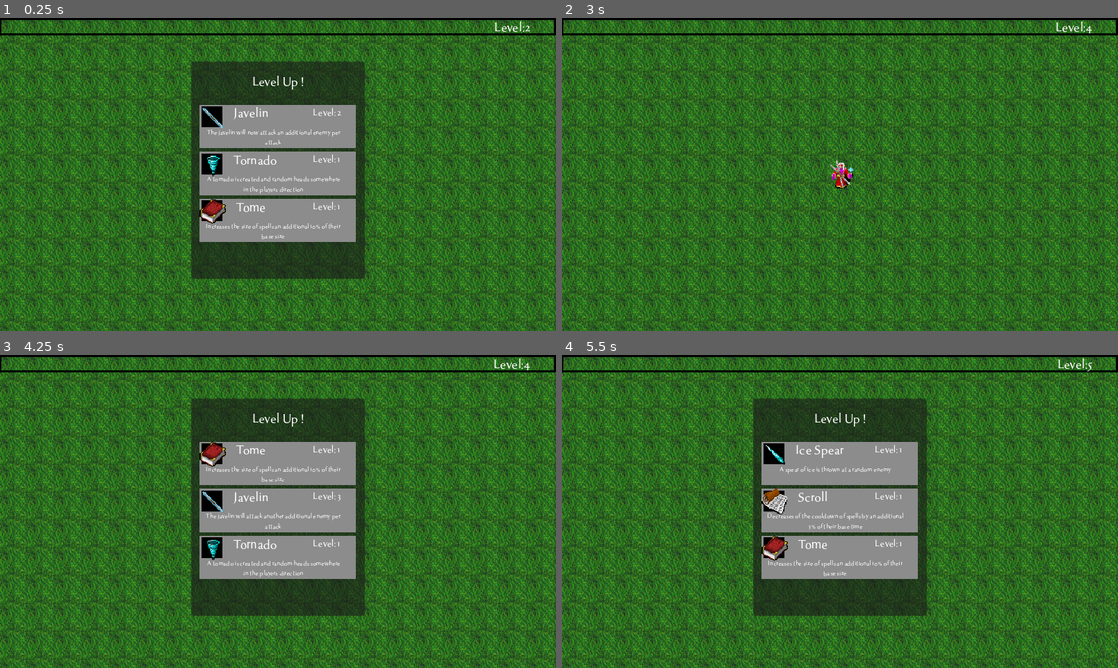
Above: before the commit, frames 1-4 (two rows, left to right).
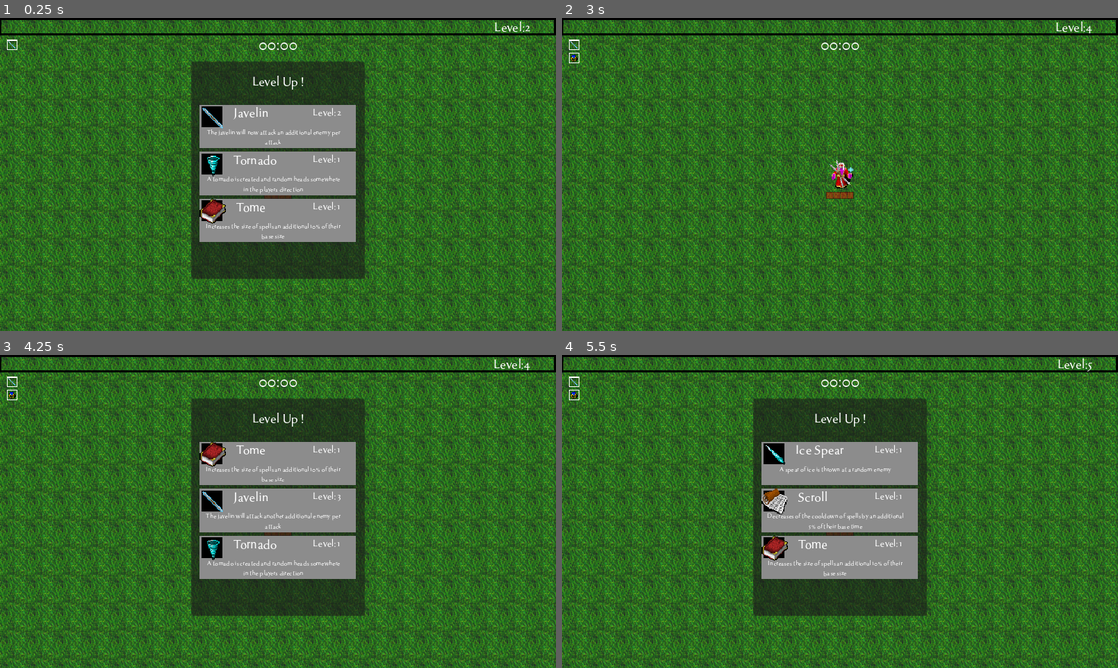
Above: after the commit, the same moments.

Repository: Jonixo/Godot-VampireSurvivorClone
Game: Godot game, scene res://World/world.tscn
The game is run twice, just before and just after one commit, with the same random seed, the same clock (stepped at 60 frames per second) and the same inputs. Sound files missing from this copy of the repository are replaced by a short silence.
Inputs (mouse positions are in pixels of both pictures, inside the frame that each line leads up to):
- Up to frame 1 (0.25 s): no input
- Up to frame 2 (3 s): tap Enter at 0.5, 2 s; move the mouse to (962, 158) at 0.52 s; hold D (right) 0.53-1.28 s; click (962, 158) at 0.6 s; tap Space at 1.25, 2.75 s; move the mouse to (728, 190) at 1.27 s; hold S (down) 1.28-2.03 s; click (728, 190) at 1.35 s; move the mouse to (895, 105) at 2.02 s; hold D (right) 2.03-2.78 s; click (895, 105) at 2.1 s; move the mouse to (812, 237) at 2.77 s; hold W (up) from 2.78 s (still down); click (812, 237) at 2.85 s
- Up to frame 3 (4.25 s): tap Enter at 3.5 s; move the mouse to (444, 558) at 3.52 s; release W (up) at 3.53 s; hold A (left) from 3.53 s (still down); click (444, 558) at 3.6 s
- Up to frame 4 (5.5 s): tap Space at 4.25 s; move the mouse to (673, 464) at 4.27 s; click (673, 464) at 4.35 s; move the mouse to (867, 511) at 5.02 s; release A (left) at 5.03 s; hold S (down) from 5.03 s (still down); click (867, 511) at 5.1 s

The runs differ from the first frame. In frame 1, 0.1% of the frame differs, in the area x 1-54%, y 6-58%; in frame 2, 0.2%; in frame 3, 0.2%; in frame 4, 0.2%.

Commit message:
Added an icon to see choosen upgrades
Added a grid top left to show taken upgrades

Diff:
--- /dev/null
+++ b/Player/GUI/item_container.gd
@@ -0,0 +1,8 @@
+extends TextureRect
+
+
+var upgrade = null
+
+func _ready():
+	if upgrade != null:
+		$ItemTexture.texture = load(UpgradeDb.UPGRADES[upgrade]["icon"])
--- /dev/null
+++ b/Player/GUI/item_container.tscn
@@ -0,0 +1,16 @@
+[gd_scene load_steps=3 format=3 uid="uid://ket4rlhjfru"]
+
+[ext_resource type="Texture2D" uid="uid://cjyhks018k1ay" path="res://Textures/GUI/EmptyItem.png" id="1_0rtjf"]
+[ext_resource type="Script" path="res://Player/GUI/item_container.gd" id="2_0vbgf"]
+
+[node name="ItemContainer" type="TextureRect"]
+offset_right = 12.0
+offset_bottom = 12.0
+texture = ExtResource("1_0rtjf")
+script = ExtResource("2_0vbgf")
+
+[node name="ItemTexture" type="TextureRect" parent="."]
+layout_mode = 0
+offset_right = 33.0
+offset_bottom = 33.0
+scale = Vector2(0.33, 0.33)
--- a/Player/player.gd
+++ b/Player/player.gd
@@ -5,6 +5,7 @@
 var hp = 80
 var maxhp = 80
 var last_movement = Vector2.UP
+var time = 0
 
 var experience = 0
 var experience_level = 1
@@ -63,11 +64,17 @@
 @onready var upgradeOption = get_node("%UpgradeOptions")
 @onready var itemOptions = preload("res://Utility/item_option.tscn")
 @onready var snd_levelup = get_node("%snd_levelup")
+@onready var healthBar = get_node("%HealthBar")
+@onready var lblTimer = get_node("%lblTimer")
+@onready var collectedWeapons = get_node("%CollectedWeapons")
+@onready var collectedUpgrades = get_node("%CollectedUpgrades")
+@onready var itemContainer = preload("res://Player/GUI/item_container.tscn")
 
 func _ready():
 	upgrade_character("javelin1")
 	attack()
 	set_exp_bar(experience,calculate_experiencecap())
+	_on_hurt_box_hurt(0,0,0)
 
 ## triggers every 1/60th of a sec, godot function
 func _physics_process(delta):
@@ -109,7 +116,8 @@
 
 func _on_hurt_box_hurt(damage, _angle, _knockback): ##we dont need angle or knockback here but function needs args
 	hp -= clamp(damage - armor, 1.0, 999.0)
-	print(hp)
+	healthBar.max_value = maxhp
+	healthBar.value = hp
 
 
 func _on_ice_spear_timer_timeout(): ##loading ammunition
@@ -284,7 +292,7 @@
 			hp += 20
 			hp = clamp(hp,0,maxhp)
 
-
+	adjust_gui_collection(upgrade)
 	attack()
 
 	var option_children = upgradeOption.get_children()
@@ -321,3 +329,29 @@
 		return randomitem
 	else:
 		return null
+
+func change_time(argTime = 0):
+	time = argTime
+	var get_m = int(time/60.0)
+	var get_s = time % 60
+	if get_m < 10:
+		get_m = str(0,get_m)
+	if get_s < 10:
+		get_s = str(0,get_s)
+	lblTimer.text = str(get_m,":",get_s)
+
+func adjust_gui_collection(upgrade):
+	var get_upgraded_displayname = UpgradeDb.UPGRADES[upgrade]["displayname"]
+	var get_type = UpgradeDb.UPGRADES[upgrade]["type"]
+	if get_type != "item":
+		var get_collected_displaynames = []
+		for i in collected_upgrades:
+			get_collected_displaynames.append(UpgradeDb.UPGRADES[i]["displayname"])
+		if not get_upgraded_displayname in get_collected_displaynames:
+			var new_item = itemContainer.instantiate()
+			new_item.upgrade = upgrade
+			match get_type:
+				"weapon":
+					collectedWeapons.add_child(new_item)
+				"upgrade":
+					collectedUpgrades.add_child(new_item)
--- a/Player/player.tscn
+++ b/Player/player.tscn
@@ -7,6 +7,8 @@
 [ext_resource type="Texture2D" uid="uid://dx2sekd2uvg66" path="res://Textures/GUI/exp_progress.png" id="5_vw35q"]
 [ext_resource type="FontFile" uid="uid://bvm4dla5ptblc" path="res://Font/tenderness.otf" id="6_5fwbw"]
 [ext_resource type="AudioStream" uid="uid://dko2ws7k3hnw6" path="res://Audio/SoundEffect/levelup.ogg" id="7_bh0gl"]
+[ext_resource type="Texture2D" uid="uid://m5tankk3ap3r" path="res://Textures/GUI/healthbar.png" id="8_io2j2"]
+[ext_resource type="Texture2D" uid="uid://dpybiolmp1161" path="res://Textures/GUI/health.png" id="9_sit44"]
 
 [sub_resource type="CapsuleShape2D" id="CapsuleShape2D_ltn7s"]
 radius = 5.0
@@ -128,10 +130,21 @@
 horizontal_alignment = 1
 vertical_alignment = 2
 
+[node name="HealthBar" type="TextureProgressBar" parent="GUILayer/GUI"]
+unique_name_in_owner = true
+self_modulate = Color(1, 1, 1, 0.392157)
+layout_mode = 0
+offset_left = 304.0
+offset_top = 200.0
+offset_right = 336.0
+offset_bottom = 208.0
+value = 50.0
+texture_over = ExtResource("8_io2j2")
+texture_progress = ExtResource("9_sit44")
+
 [node name="LevelUp" type="Panel" parent="GUILayer/GUI"]
 unique_name_in_owner = true
 process_mode = 2
-visible = false
 layout_mode = 0
 offset_left = 800.0
 offset_top = 50.0
@@ -159,6 +172,37 @@
 unique_name_in_owner = true
 stream = ExtResource("7_bh0gl")
 volume_db = -10.0
+
+[node name="lblTimer" type="Label" parent="GUILayer/GUI"]
+unique_name_in_owner = true
+layout_mode = 0
+offset_left = 280.0
+offset_top = 20.0
+offset_right = 360.0
+offset_bottom = 44.0
+theme_override_fonts/font = ExtResource("6_5fwbw")
+theme_override_font_sizes/font_size = 20
+text = "00:00"
+horizontal_alignment = 1
+vertical_alignment = 1
+
+[node name="CollectedWeapons" type="GridContainer" parent="GUILayer/GUI"]
+unique_name_in_owner = true
+layout_mode = 0
+offset_left = 8.0
+offset_top = 25.0
+offset_right = 208.0
+offset_bottom = 41.0
+columns = 10
+
+[node name="CollectedUpgrades" type="GridContainer" parent="GUILayer/GUI"]
+unique_name_in_owner = true
+layout_mode = 0
+offset_left = 8.0
+offset_top = 40.0
+offset_right = 208.0
+offset_bottom = 56.0
+columns = 10
 
 [connection signal="hurt" from="HurtBox" to="." method="_on_hurt_box_hurt"]
 [connection signal="hurt" from="HurtBox" to="HurtBox" method="_on_hurt"]
--- a/Utility/enemy_spawner.gd
+++ b/Utility/enemy_spawner.gd
@@ -7,6 +7,10 @@
 
 var time = 0
 
+signal changetime(time)
+
+func _ready():
+	connect("changetime",Callable(player,"change_time"))
 
 func _on_timer_timeout():
 	time += 1
@@ -24,6 +28,7 @@
 					enemy_spawn.global_position = get_random_position()
 					add_child(enemy_spawn) #load enemy
 					counter += 1
+	emit_signal("changetime",time)
 
 func get_random_position():
 	var vpr = get_viewport_rect().size * randf_range(1.1,1.4)
Not shown: 1 places in Player/player.tscn that only renumber resources
